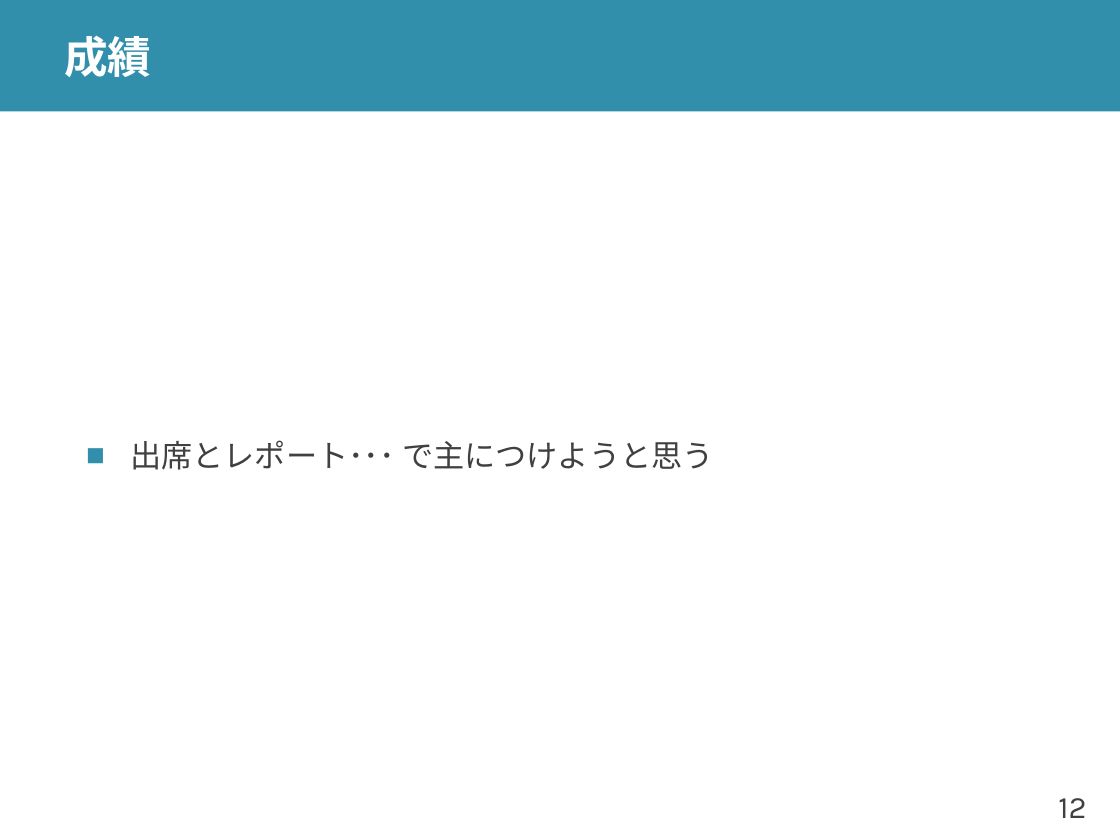
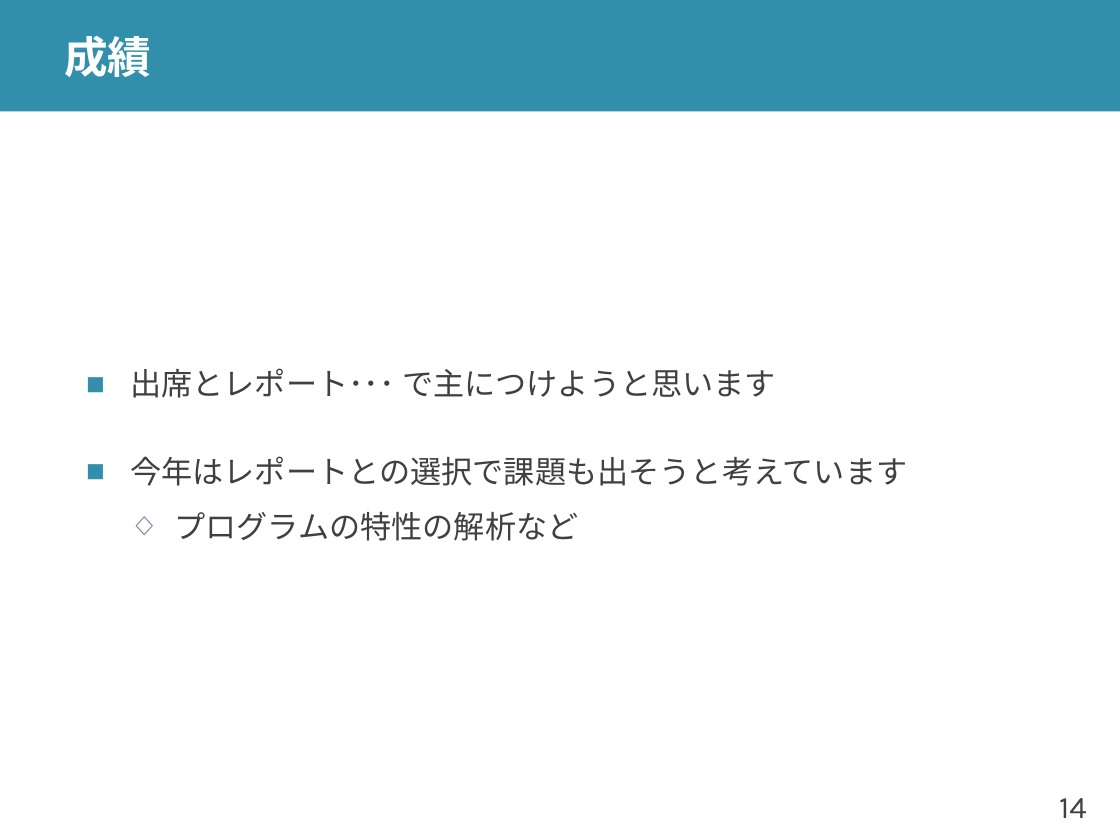
Before and after one commit to shioyadan/advanced-computer-organization, a slide deck: slide 14 of aco-shioya-00.pptx (slide 12 before the commit). Drawn at 1120x840 pixels with LibreOffice and Linux fonts; fonts in the diff are those of the drawing. Boxes give left, top, right and bottom in pixels: in the first picture for what was removed or moved away, otherwise in the second. Text is boxed around its words. In the diff, an @@ line names an element or a change of style, - is before the commit and + after.

```diff
--- a/aco-shioya-00.pptx
+++ b/aco-shioya-00.pptx
@@ text at [130, 368, 907, 541]: text changed @@
-■ 出席とレポート･･･ で主につけようと思う
+■ 出席とレポート･･･ で主につけようと思います
+■ 今年はレポートとの選択で課題も出そうと考えています
+  ◇ プログラムの特性の解析など
@@ page number at [1059, 798, 1087, 818]: text changed @@
-12
+14
```
Also in this commit, not shown: 8 other slides changed, 2 slides added, 1 other file.
